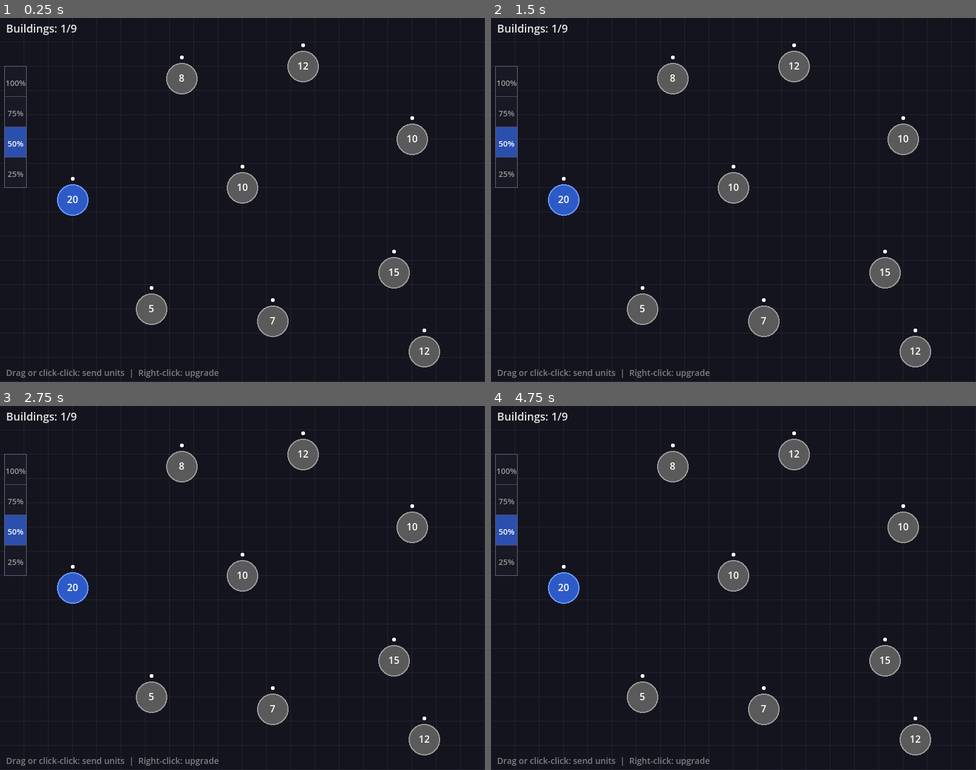
Above: before the commit, frames 1-4 (two rows, left to right).
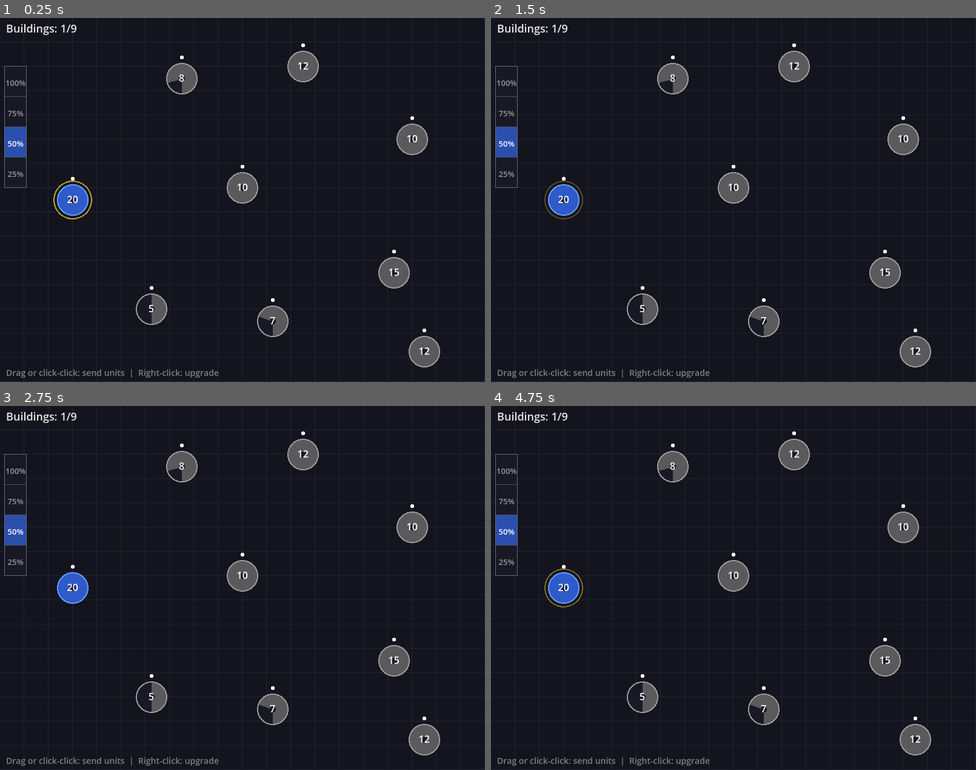
Above: after the commit, the same moments.

Repository: jamesrp/rts_game
Game: Godot game, scene res://main.tscn
The game is run twice, just before and just after one commit, with the same random seed, the same clock (stepped at 60 frames per second) and the same inputs.
Inputs (mouse positions are in pixels of both pictures, inside the frame that each line leads up to):
- Up to frame 1 (0.25 s): no input
- Up to frame 2 (1.5 s): tap Enter at 0.5 s; move the mouse to (840, 181) at 0.52 s; click (840, 181) at 0.67 s; tap Space at 1.25 s; drag from (636, 218) to (709, 272) at 1.27 s
- Up to frame 3 (2.75 s): move the mouse to (291, 507) at 2.02 s; click (291, 507) at 2.17 s
- Up to frame 4 (4.75 s): drag from (709, 660) to (588, 533) at 2.77 s; move the mouse to (879, 642) at 3.52 s; click (879, 642) at 3.67 s; drag from (588, 533) to (660, 497) at 4.27 s

The runs differ from the first frame. In frame 1, 0.5% of the frame differs, in the area x 11-89%, y 12-93%; in frame 2, 0.5%; in frame 3, 0.5%; in frame 4, 0.5%.

Commit message:
Add juice: procedural SFX, eased movement, and visual polish
Procedural audio (click, whoosh, capture chime, upgrade ding), ease-out
cubic on unit movement, expanding ring on capture, pulsing gold upgrade
indicator, and capacity fill arc replacing flat circle fill.

Co-Authored-By: Claude Opus 4.6 <noreply@anthropic.com>

Diff:
--- a/game/main.gd
+++ b/game/main.gd
@@ -23,9 +23,101 @@
 
 # === Game State ===
 var game_won: bool = false
+var game_time: float = 0.0
+
+# === Visual Effects ===
+var visual_effects: Array = []
+
+# === Sound Players ===
+var sfx_click: AudioStreamPlayer
+var sfx_whoosh: AudioStreamPlayer
+var sfx_capture: AudioStreamPlayer
+var sfx_upgrade: AudioStreamPlayer
 
 func _ready() -> void:
 	_init_buildings()
+	_init_sounds()
+
+func _init_sounds() -> void:
+	var sample_rate := 22050
+	# Click: short sine blip 800Hz, ~80ms
+	sfx_click = AudioStreamPlayer.new()
+	sfx_click.bus = "Master"
+	add_child(sfx_click)
+	var click_samples := int(sample_rate * 0.08)
+	var click_wav := AudioStreamWAV.new()
+	click_wav.format = AudioStreamWAV.FORMAT_8_BITS
+	click_wav.mix_rate = sample_rate
+	click_wav.stereo = false
+	var click_data := PackedByteArray()
+	click_data.resize(click_samples)
+	for i in range(click_samples):
+		var t := float(i) / sample_rate
+		var env := 1.0 - float(i) / click_samples
+		var val := sin(TAU * 800.0 * t) * env
+		click_data[i] = int((val * 0.5 + 0.5) * 255.0)
+	click_wav.data = click_data
+	sfx_click.stream = click_wav
+
+	# Whoosh: noise sweep with fade, ~200ms
+	sfx_whoosh = AudioStreamPlayer.new()
+	sfx_whoosh.bus = "Master"
+	add_child(sfx_whoosh)
+	var whoosh_samples := int(sample_rate * 0.2)
+	var whoosh_wav := AudioStreamWAV.new()
+	whoosh_wav.format = AudioStreamWAV.FORMAT_8_BITS
+	whoosh_wav.mix_rate = sample_rate
+	whoosh_wav.stereo = false
+	var whoosh_data := PackedByteArray()
+	whoosh_data.resize(whoosh_samples)
+	for i in range(whoosh_samples):
+		var progress := float(i) / whoosh_samples
+		var env := 1.0 - progress
+		env *= env
+		var noise := randf_range(-1.0, 1.0) * env
+		whoosh_data[i] = int((noise * 0.5 + 0.5) * 255.0)
+	whoosh_wav.data = whoosh_data
+	sfx_whoosh.stream = whoosh_wav
+
+	# Capture chime: two-tone ascending C5->E5, ~250ms
+	sfx_capture = AudioStreamPlayer.new()
+	sfx_capture.bus = "Master"
+	add_child(sfx_capture)
+	var cap_samples := int(sample_rate * 0.25)
+	var cap_wav := AudioStreamWAV.new()
+	cap_wav.format = AudioStreamWAV.FORMAT_8_BITS
+	cap_wav.mix_rate = sample_rate
+	cap_wav.stereo = false
+	var cap_data := PackedByteArray()
+	cap_data.resize(cap_samples)
+	for i in range(cap_samples):
+		var t := float(i) / sample_rate
+		var progress := float(i) / cap_samples
+		var env := 1.0 - progress
+		var freq := 523.25 if progress < 0.5 else 659.25
+		var val := sin(TAU * freq * t) * env
+		cap_data[i] = int((val * 0.5 + 0.5) * 255.0)
+	cap_wav.data = cap_data
+	sfx_capture.stream = cap_wav
+
+	# Upgrade ding: bright sine with harmonics, 1200Hz, ~200ms
+	sfx_upgrade = AudioStreamPlayer.new()
+	sfx_upgrade.bus = "Master"
+	add_child(sfx_upgrade)
+	var ding_samples := int(sample_rate * 0.2)
+	var ding_wav := AudioStreamWAV.new()
+	ding_wav.format = AudioStreamWAV.FORMAT_8_BITS
+	ding_wav.mix_rate = sample_rate
+	ding_wav.stereo = false
+	var ding_data := PackedByteArray()
+	ding_data.resize(ding_samples)
+	for i in range(ding_samples):
+		var t := float(i) / sample_rate
+		var env := 1.0 - float(i) / ding_samples
+		var val := (sin(TAU * 1200.0 * t) + 0.5 * sin(TAU * 2400.0 * t)) * env / 1.5
+		ding_data[i] = int((val * 0.5 + 0.5) * 255.0)
+	ding_wav.data = ding_data
+	sfx_upgrade.stream = ding_wav
 
 func _init_buildings() -> void:
 	var positions := [
@@ -61,14 +153,26 @@
 		})
 
 func _process(delta: float) -> void:
+	game_time += delta
 	if game_won:
 		queue_redraw()
 		return
 
 	_update_unit_generation(delta)
 	_update_unit_groups(delta)
+	_update_visual_effects(delta)
 	_check_win_condition()
 	queue_redraw()
+
+func _update_visual_effects(delta: float) -> void:
+	var to_remove: Array = []
+	for i in range(visual_effects.size()):
+		visual_effects[i]["timer"] += delta
+		if visual_effects[i]["timer"] >= visual_effects[i]["duration"]:
+			to_remove.append(i)
+	to_remove.reverse()
+	for idx in to_remove:
+		visual_effects.remove_at(idx)
 
 func _update_unit_generation(delta: float) -> void:
 	for b in buildings:
@@ -116,6 +220,14 @@
 			target["owner"] = group["owner"]
 			target["level"] = 1
 			target["gen_timer"] = 0.0
+			sfx_capture.play()
+			visual_effects.append({
+				"type": "capture_pop",
+				"position": target["position"],
+				"timer": 0.0,
+				"duration": 0.4,
+				"color": Color(0.3, 0.5, 1.0) if group["owner"] == "player" else Color(0.6, 0.6, 0.6),
+			})
 		else:
 			target["units"] = defenders - attackers
 
@@ -151,6 +263,7 @@
 			is_dragging = true
 			drag_source_id = clicked_id
 			drag_current_pos = pos
+			sfx_click.play()
 	else:
 		# Already have a click-selected building — send or deselect
 		if clicked_id == -1 or clicked_id == selected_building_id:
@@ -170,6 +283,7 @@
 	else:
 		# Released on same building or empty space — treat as click-select
 		selected_building_id = drag_source_id
+		sfx_click.play()
 	is_dragging = false
 	drag_source_id = -1
 
@@ -182,6 +296,7 @@
 			b["units"] -= 10
 			b["level"] += 1
 			b["max_capacity"] = 10 * b["level"]
+			sfx_upgrade.play()
 			selected_building_id = -1
 			return
 	selected_building_id = -1
@@ -216,6 +331,7 @@
 	if send_count <= 0:
 		return
 	source["units"] -= send_count
+	sfx_whoosh.play()
 	unit_groups.append({
 		"count": send_count,
 		"source_id": source_id,
@@ -235,7 +351,18 @@
 	_draw_drag_line()
 	_draw_buildings()
 	_draw_unit_groups()
+	_draw_visual_effects()
 	_draw_hud()
+
+func _draw_visual_effects() -> void:
+	for fx in visual_effects:
+		if fx["type"] == "capture_pop":
+			var progress: float = fx["timer"] / fx["duration"]
+			var ring_radius: float = 20.0 + 40.0 * progress
+			var alpha: float = 1.0 - progress
+			var col: Color = fx["color"]
+			col.a = alpha * 0.8
+			draw_arc(fx["position"], ring_radius, 0, TAU, 48, col, 3.0 * (1.0 - progress * 0.5))
 
 func _draw_background() -> void:
 	draw_rect(Rect2(0, 0, 800, 600), Color(0.08, 0.08, 0.12))
@@ -259,10 +386,26 @@
 			fill_color = Color(0.4, 0.4, 0.4, 0.85)
 			outline_color = Color(0.6, 0.6, 0.6)
 
-		# Draw building circle
-		draw_circle(pos, radius, fill_color)
+		# Draw building background (dark)
+		draw_circle(pos, radius, Color(0.1, 0.1, 0.15))
+
+		# Draw capacity fill arc (from bottom, clockwise)
+		var max_cap: int = b["max_capacity"]
+		if max_cap > 0:
+			var fill_ratio: float = clampf(float(b["units"]) / max_cap, 0.0, 1.0)
+			if fill_ratio > 0.0:
+				var fill_angle: float = fill_ratio * TAU
+				# Start from bottom (PI/2), go clockwise
+				var start_angle: float = PI / 2.0
+				draw_arc(pos, radius * 0.6, start_angle - fill_angle, start_angle, 48, fill_color, radius * 0.8)
+
 		# Outline
 		draw_arc(pos, radius, 0, TAU, 48, outline_color, 2.0)
+
+		# Upgrade ready indicator — pulsing gold ring
+		if b["owner"] == "player" and b["level"] < 3 and b["units"] >= 10:
+			var pulse_alpha: float = 0.4 + 0.4 * sin(game_time * 4.0)
+			draw_arc(pos, radius + 6, 0, TAU, 48, Color(1.0, 0.85, 0.2, pulse_alpha), 2.0)
 
 		# Selection highlight
 		if b["id"] == selected_building_id:
@@ -303,7 +446,9 @@
 	for g in unit_groups:
 		var start: Vector2 = g["start_pos"]
 		var end_p: Vector2 = g["end_pos"]
-		var current: Vector2 = start.lerp(end_p, g["progress"])
+		var t: float = g["progress"]
+		var eased_t: float = 1.0 - pow(1.0 - t, 3.0)
+		var current: Vector2 = start.lerp(end_p, eased_t)
 		# Draw group dot
 		draw_circle(current, 6.0, Color(0.3, 0.5, 1.0, 0.9))
 		# Draw count
